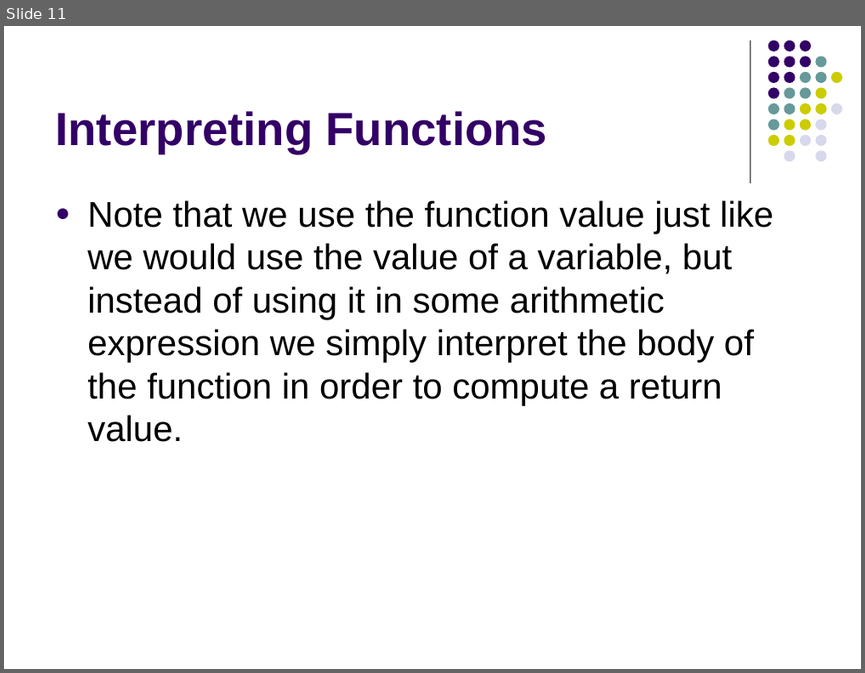
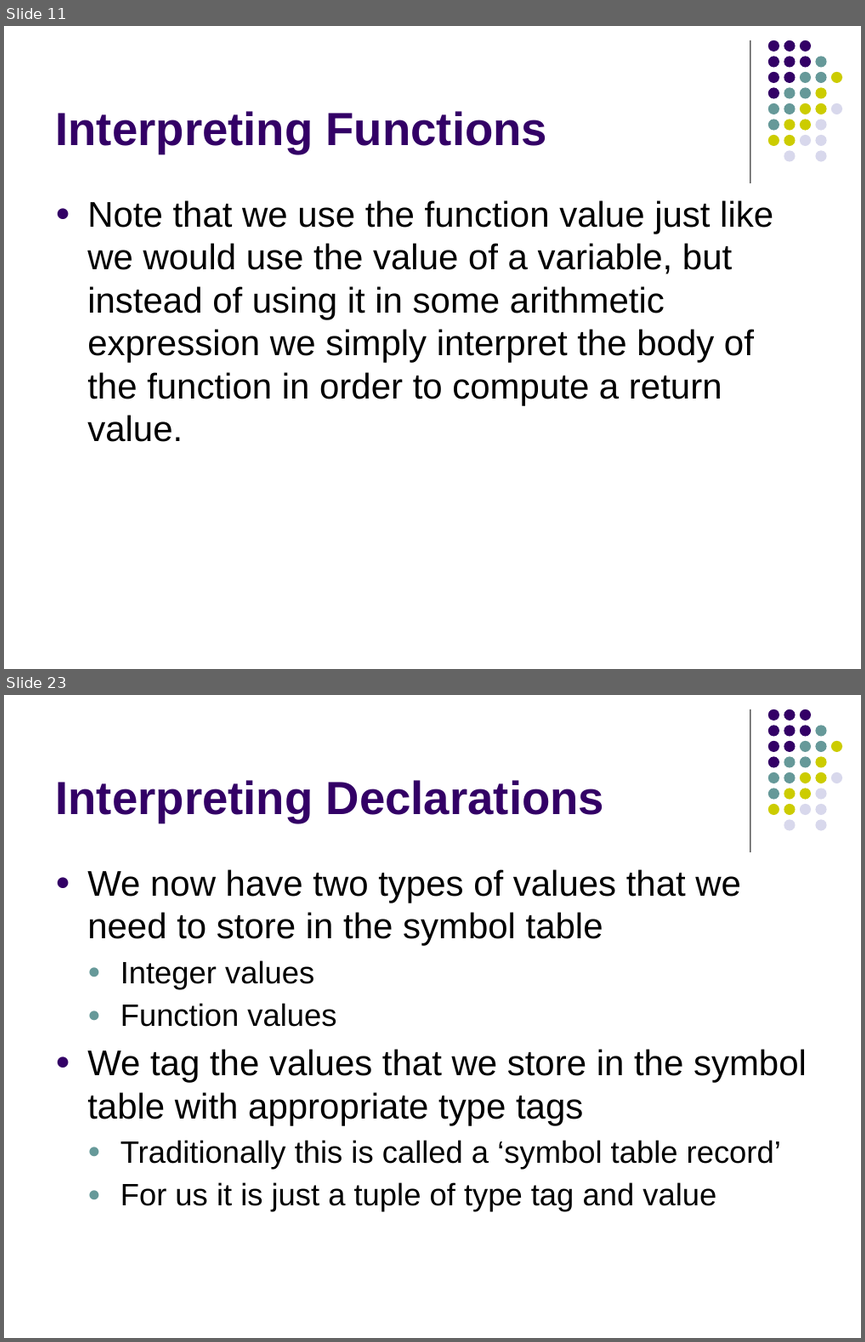
Before and after one commit to lutzhamel/CSC402, a slide deck: notes/csc402-ln013.pptx. Shown one above the other, each under a label of ours: slide 11 before the commit, slides 11 and 23 after it; the slides between them are not shown. The pictures are 865x673 and 865x1342 pixels, drawn with LibreOffice and Linux fonts; fonts in the diff are those of the drawing. Boxes give left, top, right and bottom in pixels: in the first picture for what was removed or moved away, otherwise in the second. Text is boxed around its words. In the diff, an @@ line names an element or a change of style, - is before the commit and + after.

```diff
--- a/notes/csc402-ln013.pptx
+++ b/notes/csc402-ln013.pptx
@@ slide 23 added at [4, 695, 861, 1338], background #FFFFFF; not listed: 32 template elements that a slide beside it also shows @@
@@ title added at [55, 780, 605, 823], 39 pt, text #330066, bold @@
+Interpreting Declarations
@@ text added at [87, 869, 806, 1212], 30 pt, text #000000 @@
+● We now have two types of values that we need to store in the symbol table
+  ● Integer values
+  ● Function values
+● We tag the values that we store in the symbol table with appropriate type tags
+  ● Traditionally this is called a ‘symbol table record’
+  ● For us it is just a tuple of type tag and value
```
Also in this commit, not shown: 9 slides changed, 13 other slides added, 5 slides removed, 4 other files.
